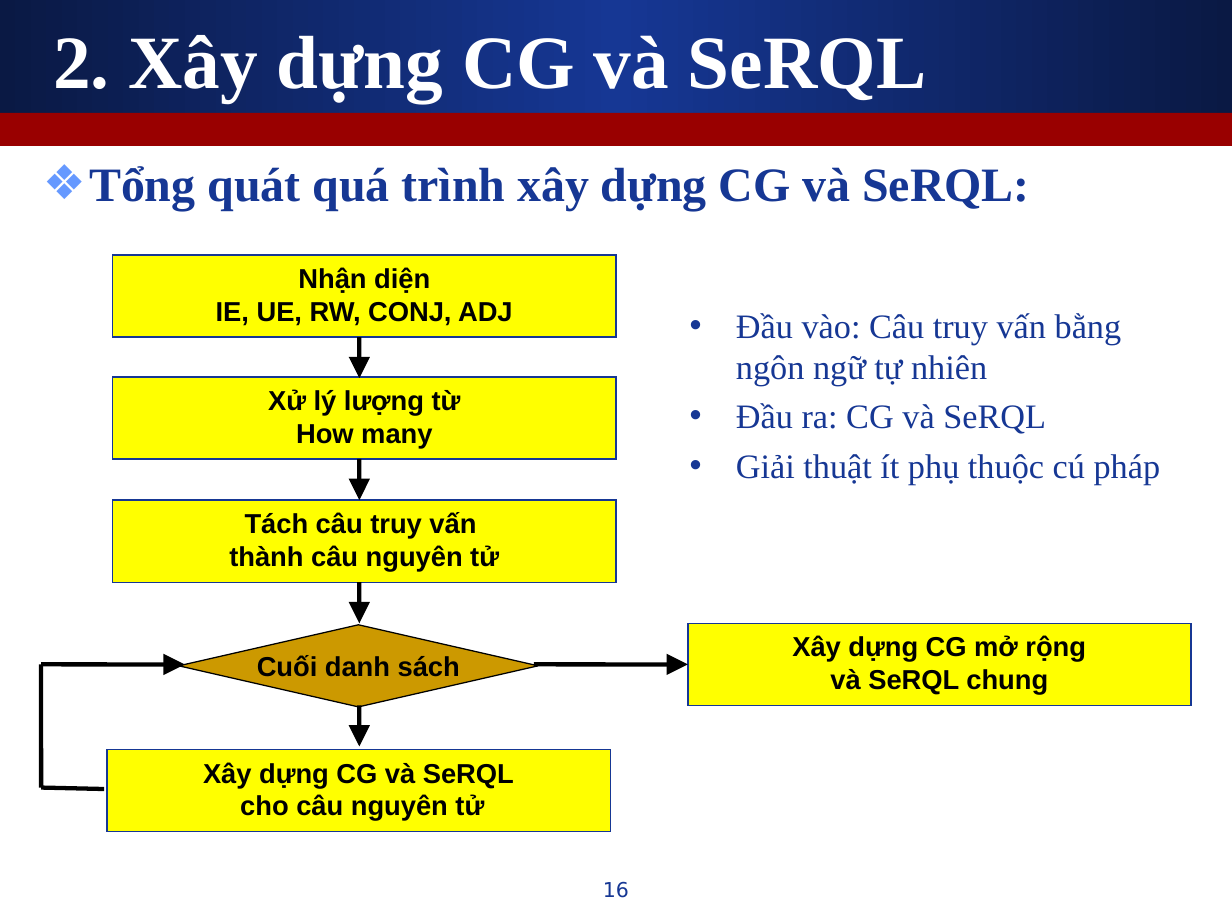
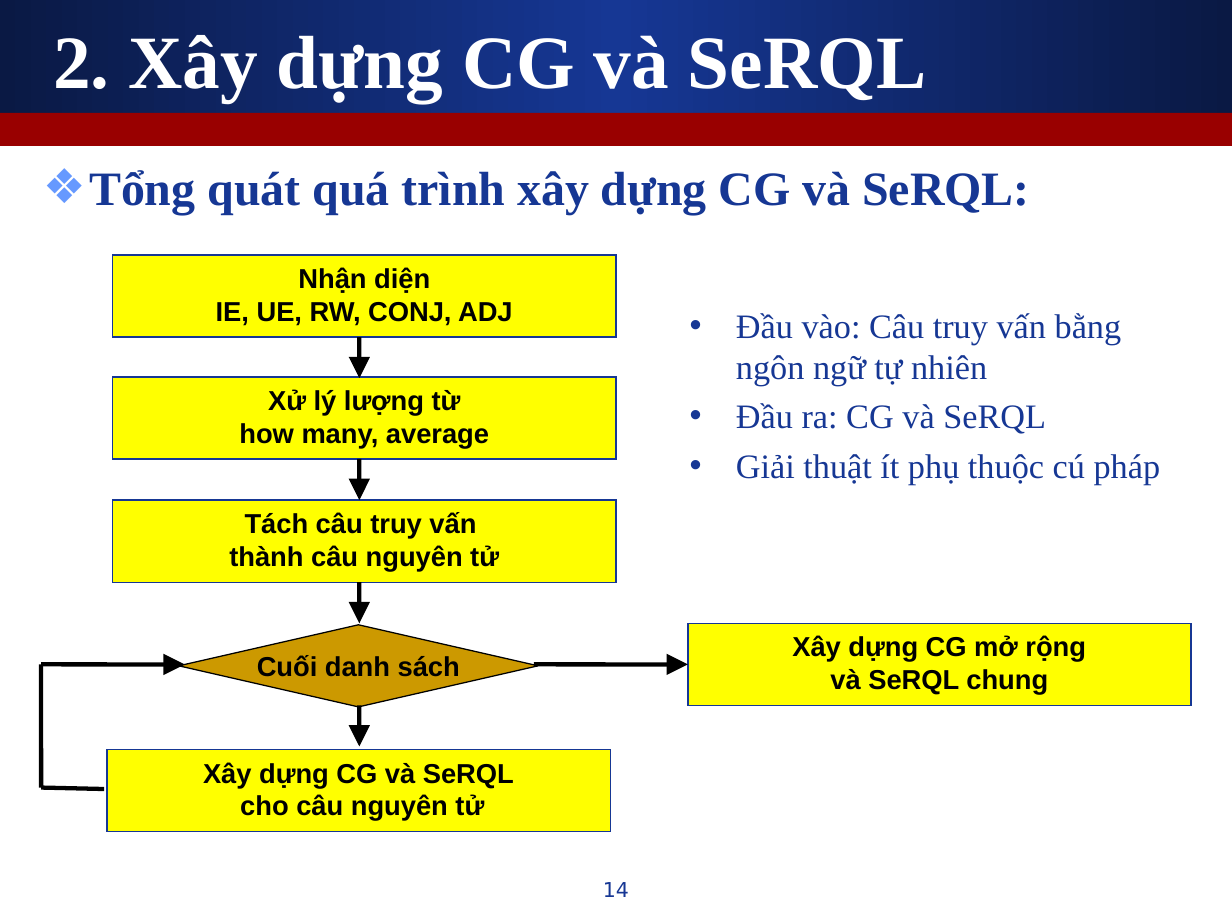
Before and after one commit to leaderwing/kt-kimres, a slide deck: slide 14 of note/Copy of [Thesis] Presentation.ppt (slide 16 before the commit). Drawn at 1232x924 pixels with LibreOffice and Linux fonts; fonts in the diff are those of the drawing. Boxes give left, top, right and bottom in pixels: in the first picture for what was removed or moved away, otherwise in the second. Text is boxed around its words. In the diff, an @@ line names an element or a change of style, - is before the commit and + after.

```diff
--- a/note/Copy of [Thesis] Presentation.ppt
+++ b/note/Copy of [Thesis] Presentation.ppt
@@ text "Tổng quát quá trình xây ...": place and size @@
-text "Tổng quát quá trình xây ..." at <box>89,166,1029,211</box>
+text "Tổng quát quá trình xây ..." at <box>89,170,1029,214</box>
@@ text in rectangle at <box>239,423,489,449</box>: text changed @@
-How many
+how many, average
@@ page number at <box>603,882,629,897</box>: text changed @@
-16
+14
```
Also in this commit, not shown: 15 other slides changed, 2 slides removed.
